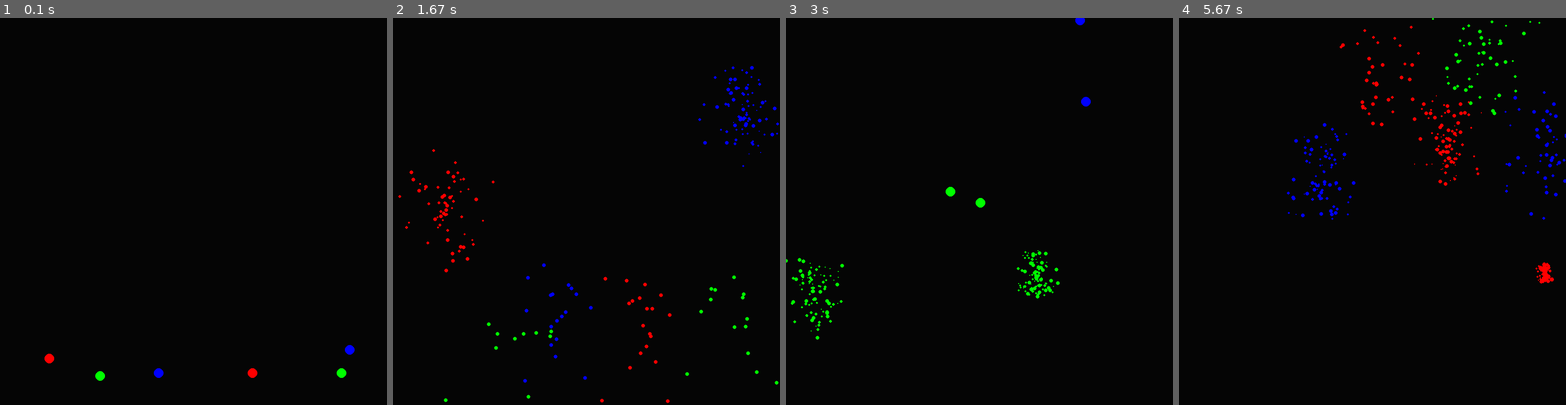
Above: before the commit, frames 1-4 (left to right).
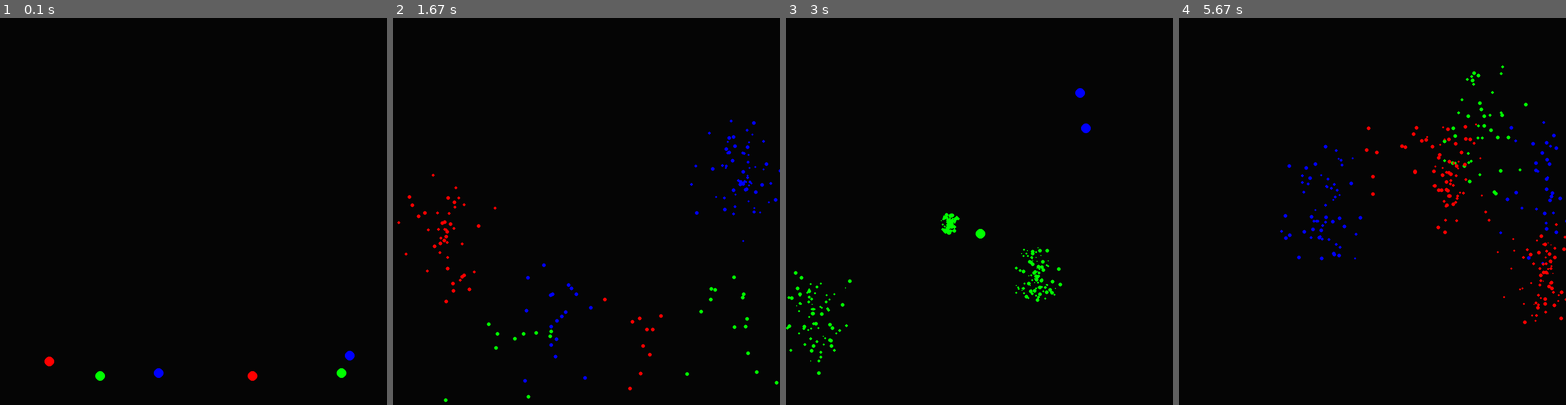
Above: after the commit, the same moments.

Repository: hippyclipper/pygame_graphics
Game: pygame game, started from src/fireworks.py
Same seed, same stepped clock (60 frames per second), same inputs: the game is played once before the commit and once after it.
Inputs:
- Up to frame 1 (0.1 s): no input
- Up to frame 2 (1.67 s): no input
- Up to frame 3 (3 s): no input
- Up to frame 4 (5.67 s): no input

The runs differ from the first frame. In frame 1, 0.1% of the frame differs, in the area x 11-92%, y 84-94%; in frame 2, 1.2%; in frame 3, 1.3%; in frame 4, 2.5%, in the area x 26-100%, y 0-80%.

Commit message:
fireworks gif

Diff:
--- a/src/fireworks.py
+++ b/src/fireworks.py
@@ -53,7 +53,7 @@
     def __init__(self):
         self.x = random.randint(0,width)
         self.y = height
-        self.v = random.randint(10,22)*-1
+        self.v = random.randint(10,20)*-1
         self.g = .3
         self.r = 10
         self.color = COLORLIST[random.randint(0,len(COLORLIST)-1)]
Not shown, added: img/fireworks.gif
